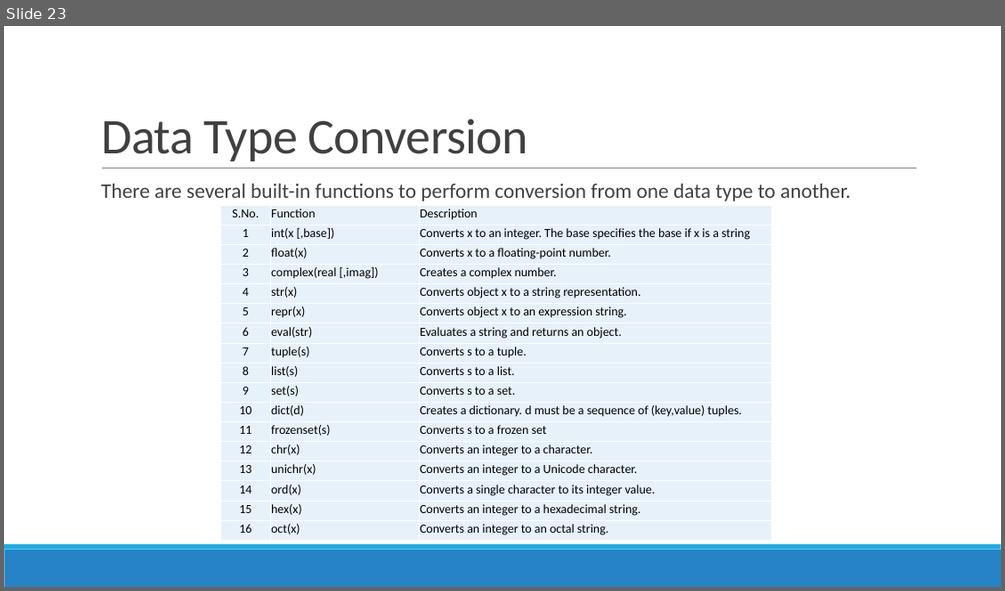
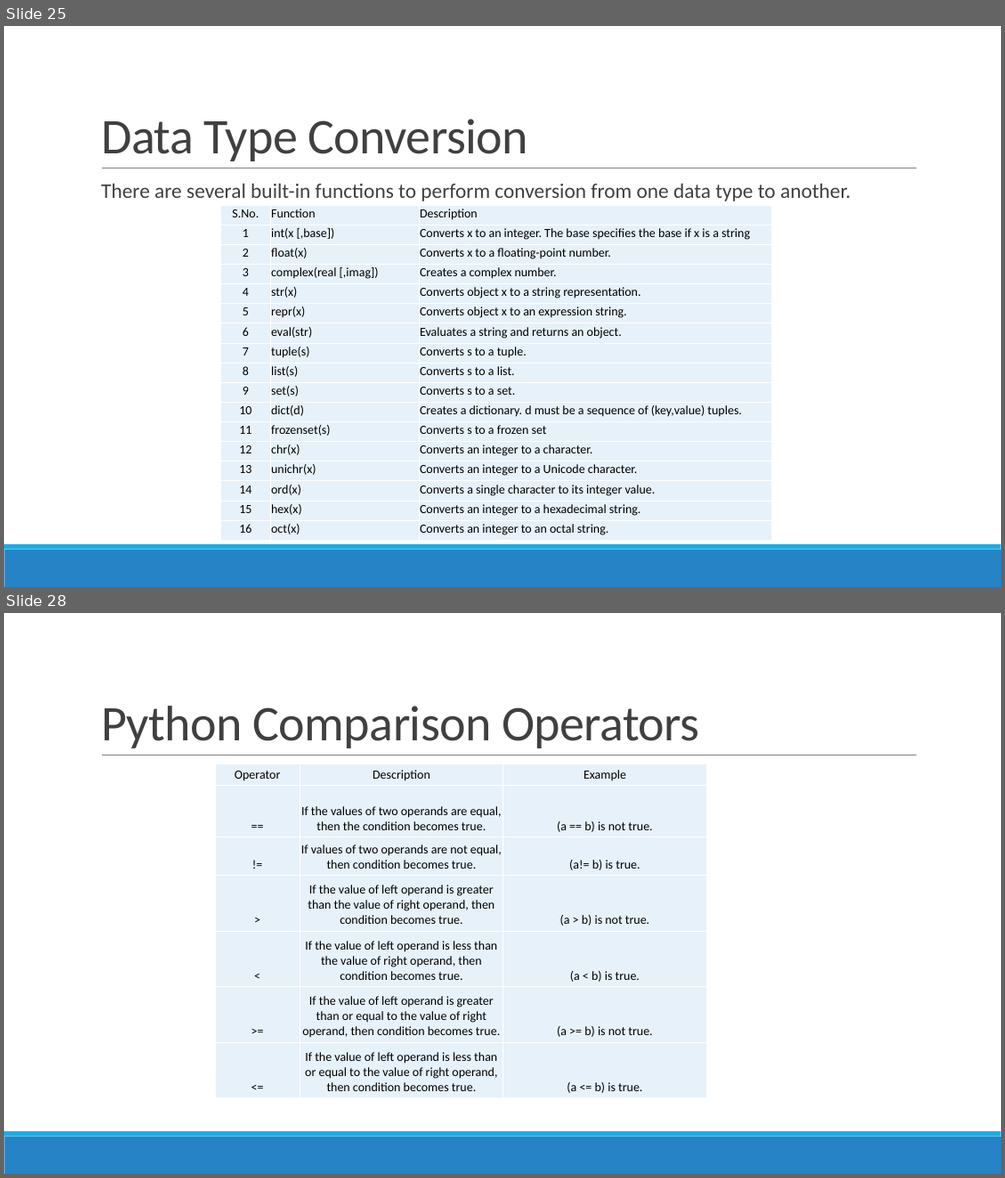
Before and after one commit to siddharth1k/Building-Web-Applications-with-Python, a slide deck: Session5 -Python.pptx. Shown one above the other, each under a label of ours: slide 23 before the commit, slides 25 and 28 after it; the slides between them are not shown. The pictures are 1005x591 and 1005x1178 pixels, drawn with LibreOffice and Linux fonts; fonts in the diff are those of the drawing. Boxes give left, top, right and bottom in pixels: in the first picture for what was removed or moved away, otherwise in the second. Text is boxed around its words. In the diff, an @@ line names an element or a change of style, - is before the commit and + after.

```diff
--- a/Session5 -Python.pptx
+++ b/Session5 -Python.pptx
@@ slide 28 added at (4, 613, 1001, 1174), background #FFFFFF; not listed: 3 template elements that a slide beside it also shows @@
@@ title added at (101, 706, 699, 748), 48 pt, text #404040 @@
+Python Comparison Operators
@@ table added at (215, 764, 706, 1097), 7 rows, 3 columns @@
+Operator | Description | Example
+== | If the values of two operands are equal, then the condition becomes true. | (a == b) is not true.
+!= | If values of two operands are not equal, then condition becomes true. | (a!= b) is true.
+> | If the value of left operand is greater than the value of right operand, then condition becomes true. | (a > b) is not true.
+< | If the value of left operand is less than the value of right operand, then condition becomes true. | (a < b) is true.
+>= | If the value of left operand is greater than or equal to the value of right operand, then condition becomes true. | (a >= b) is not true.
+<= | If the value of left operand is less than or equal to the value of right operand, then condition becomes true. | (a <= b) is true.
@@ what was slide 23 is now slide 25 @@
```
Also in this commit, not shown: 15 other slides added.
